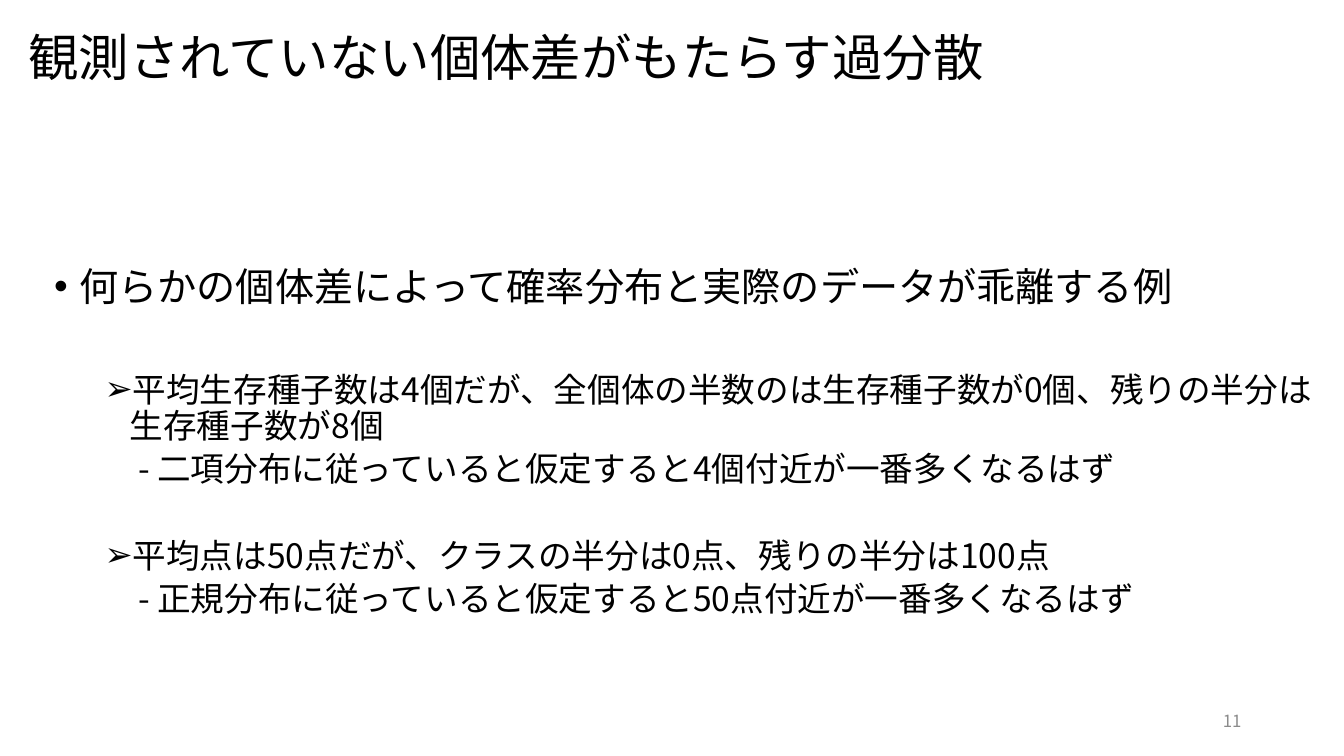
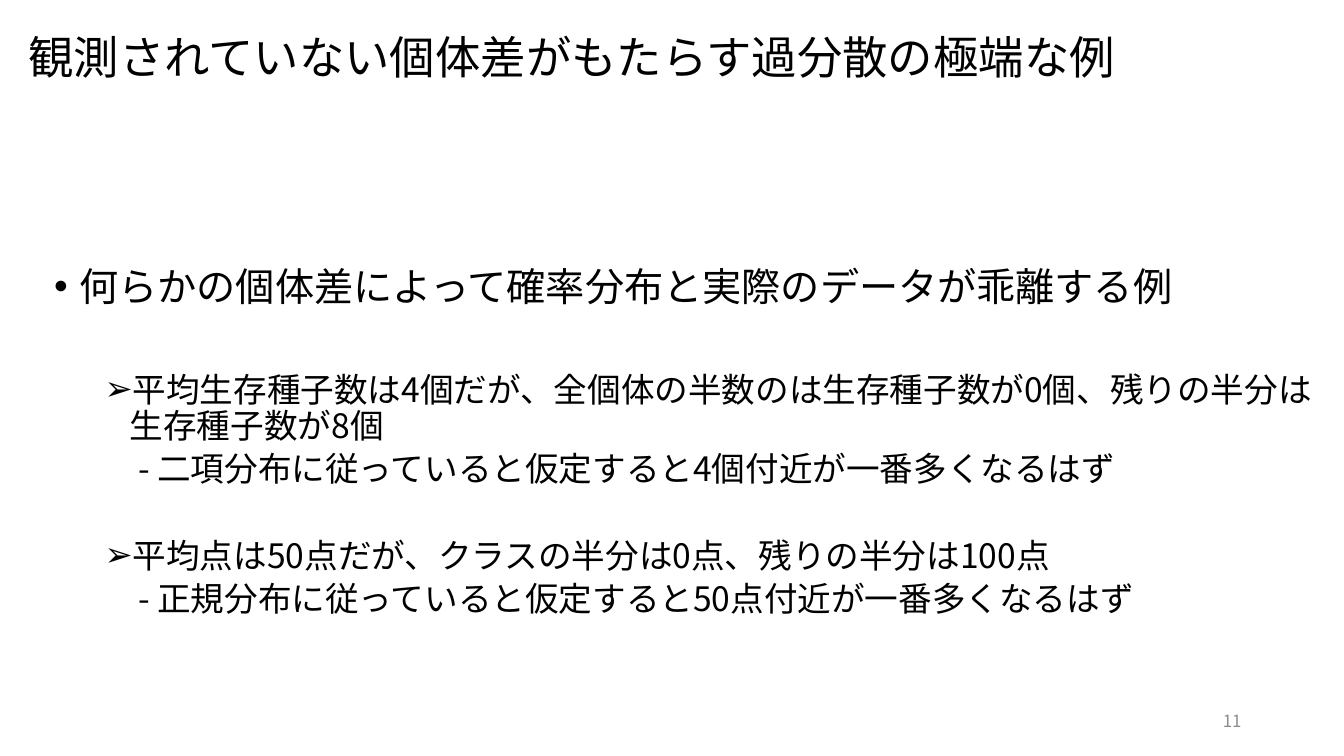
Before and after one commit to kikuchiken-waseda/StatsWorkshop, a slide deck: slide 11 of Chapter07/stats6_shimizu.pptx. Drawn at 1344x756 pixels with LibreOffice and Linux fonts; fonts in the diff are those of the drawing. Boxes give left, top, right and bottom in pixels: in the first picture for what was removed or moved away, otherwise in the second. Text is boxed around its words. In the diff, an @@ line names an element or a change of style, - is before the commit and + after.

```diff
--- a/Chapter07/stats6_shimizu.pptx
+++ b/Chapter07/stats6_shimizu.pptx
@@ title at [28, 36, 1114, 78]: text changed; size 36 to 32.4 pt @@
-観測されていない個体差がもたらす過分散
+観測されていない個体差がもたらす過分散の極端な例
```
Also in this commit, not shown: 2 other files.
